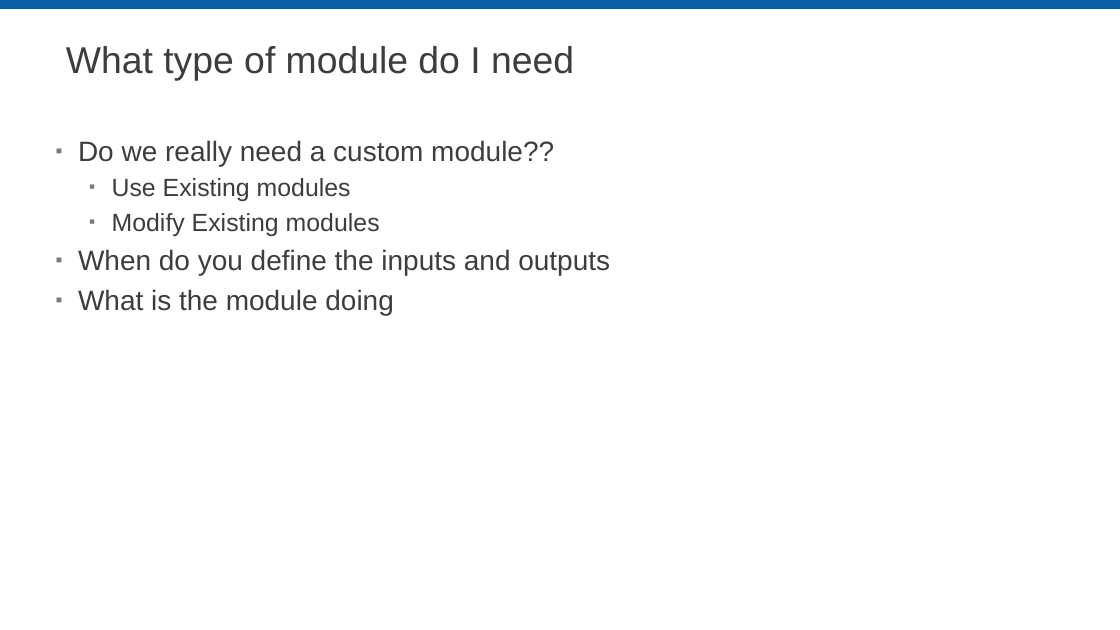
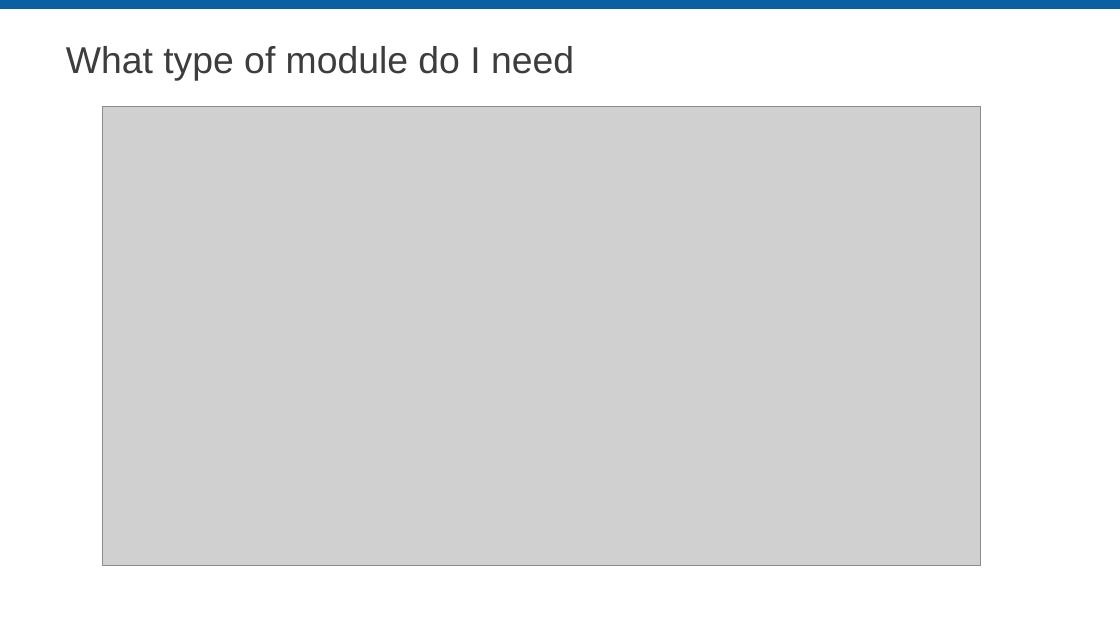
Before and after one commit to LabVIEW-DCAF/Documentation, a slide deck: slide 15 of Trunk/Getting Started Material/DCAF Training/5 Module Reuse.pptx (slide 4 before the commit). Drawn at 1120x630 pixels with LibreOffice and Linux fonts; fonts in the diff are those of the drawing; grey boxes stand for pictures; background and template pictures are left out. Boxes give left, top, right and bottom in pixels: in the first picture for what was removed or moved away, otherwise in the second. Text is boxed around its words. In the diff, an @@ line names an element or a change of style, - is before the commit and + after.

```diff
--- a/Trunk/Getting Started Material/DCAF Training/5 Module Reuse.pptx
+++ b/Trunk/Getting Started Material/DCAF Training/5 Module Reuse.pptx
@@ picture added at <box>103,107,981,565</box> @@
@@ text removed at <box>78,140,610,315</box> @@
-▪ Do we really need a custom module??
-  ▪ Use Existing modules
-  ▪ Modify Existing modules
-▪ When do you define the inputs and outputs
-▪ What is the module doing
```
Also in this commit, not shown: 2 other slides changed, 14 slides added, 2 slides removed, 1 other file.
